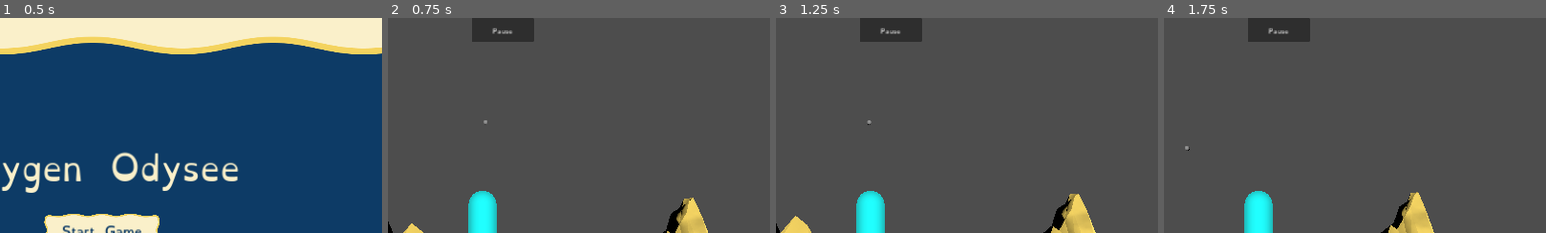
Above: before the commit, frames 1-4 (left to right).
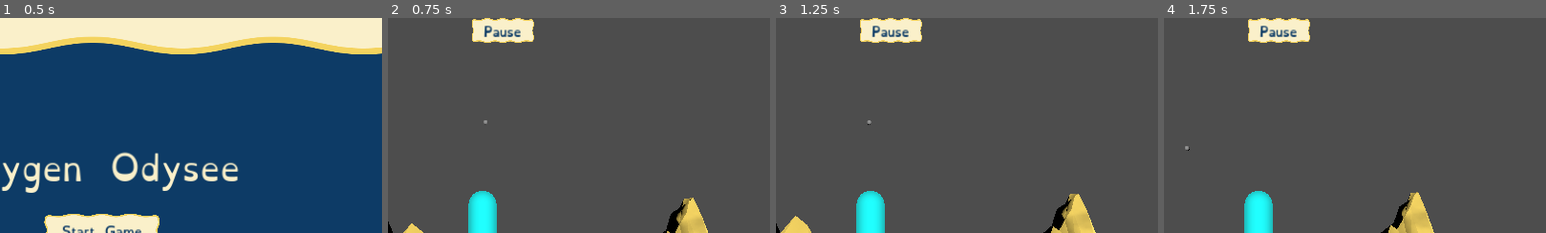
Above: after the commit, the same moments.

Repository: bastifpv/GGJ25
Game: Godot game, scene res://scenes/menu.tscn
Same seed, same stepped clock (60 frames per second), same inputs: the game is played once before the commit and once after it.
Inputs:
- Up to frame 1 (0.5 s): no input
- Up to frame 2 (0.75 s): click "Start Game" at 0.5 s
- Up to frame 3 (1.25 s): no input
- Up to frame 4 (1.75 s): hold D (right) from 1.28 s (still down)
The pictures show only the part of the screen within x 38-88%, y 0-50%; the shares and areas given below are measured in that part.

Frame 1 is identical in both runs. In frame 2, 1.8% of the frame differs, in the area x 22-39%, y 0-12%; in frame 3, 1.8%; in frame 4, 1.8%.

Commit message:
Added Pause UI Design
- added ui design for pause menu
- added pause button design

Diff:
--- a/scenes/gamePause.tscn
+++ b/scenes/gamePause.tscn
@@ -1,6 +1,11 @@
-[gd_scene load_steps=2 format=3 uid="uid://d0qpj6ojdbngd"]
+[gd_scene load_steps=5 format=3 uid="uid://d0qpj6ojdbngd"]
 
 [ext_resource type="Script" path="res://scenes/pauseController.gd" id="1_81tvd"]
+[ext_resource type="Texture2D" uid="uid://bmrw1lgx5mp1j" path="res://materials/png/pause_background.png" id="2_ul577"]
+[ext_resource type="Theme" uid="uid://boiyof61hkrhc" path="res://materials/theme/theme.tres" id="3_0xih4"]
+
+[sub_resource type="StyleBoxTexture" id="StyleBoxTexture_tq01l"]
+texture = ExtResource("2_ul577")
 
 [node name="Pause" type="Control"]
 layout_mode = 3
@@ -18,6 +23,7 @@
 anchor_bottom = 1.0
 grow_horizontal = 2
 grow_vertical = 2
+theme_override_styles/panel = SubResource("StyleBoxTexture_tq01l")
 
 [node name="VBoxContainer" type="VBoxContainer" parent="Panel"]
 layout_mode = 1
@@ -26,28 +32,33 @@
 anchor_top = 0.5
 anchor_right = 0.5
 anchor_bottom = 0.5
-offset_left = -75.0
-offset_top = -53.5
-offset_right = 75.0
-offset_bottom = 53.5
+offset_left = -125.5
+offset_top = -200.0
+offset_right = 125.5
+offset_bottom = 152.0
 grow_horizontal = 2
 grow_vertical = 2
+theme_override_constants/separation = 10
 
 [node name="Label" type="Label" parent="Panel/VBoxContainer"]
 layout_mode = 2
-theme_override_font_sizes/font_size = 52
+theme = ExtResource("3_0xih4")
+theme_override_font_sizes/font_size = 90
 text = "Pause"
 
 [node name="Quit" type="Button" parent="Panel/VBoxContainer"]
 layout_mode = 2
+theme = ExtResource("3_0xih4")
 text = "Quit"
 
 [node name="Restart" type="Button" parent="Panel/VBoxContainer"]
 layout_mode = 2
+theme = ExtResource("3_0xih4")
 text = "Restart"
 
 [node name="Back" type="Button" parent="Panel/VBoxContainer"]
 layout_mode = 2
+theme = ExtResource("3_0xih4")
 text = "Back"
 
 [connection signal="pressed" from="Panel/VBoxContainer/Quit" to="." method="_on_quit_pressed"]
--- a/scenes/startscene.tscn
+++ b/scenes/startscene.tscn
@@ -26,6 +26,7 @@
 [ext_resource type="PackedScene" uid="uid://7sgj0imdaniu" path="res://scenes/prefabs/rocks/stone-small-flat.tscn" id="22_5v8x0"]
 [ext_resource type="PackedScene" uid="uid://bhwitj105m4m3" path="res://scenes/prefabs/rocks/stone-snow.tscn" id="23_f2f4m"]
 [ext_resource type="PackedScene" uid="uid://dvgumaasg8gcp" path="res://scenes/prefabs/rocks/stone-round.tscn" id="27_s7028"]
+[ext_resource type="Theme" uid="uid://boiyof61hkrhc" path="res://materials/theme/theme.tres" id="27_ww8tf"]
 
 [sub_resource type="CapsuleShape3D" id="CapsuleShape3D_vv0bg"]
 radius = 0.3
@@ -269,6 +270,7 @@
 offset_right = 129.0
 offset_bottom = 60.0
 grow_horizontal = 2
+theme = ExtResource("27_ww8tf")
 text = "Pause"
 
 [connection signal="body_entered" from="Player" to="Player" method="_on_body_entered"]
Not shown: 1 places in materials/anchor.tres that only renumber resources
Not shown: 1 places in materials/coral.tres that only renumber resources
Binary file added: materials/png/pause_background.png
Not shown, added: materials/png/pause_background.png.import
Not shown: 1 places in materials/sandstone.tres that only renumber resources
Not shown: 1 places in scenes/startscene.tscn that only renumber resources
